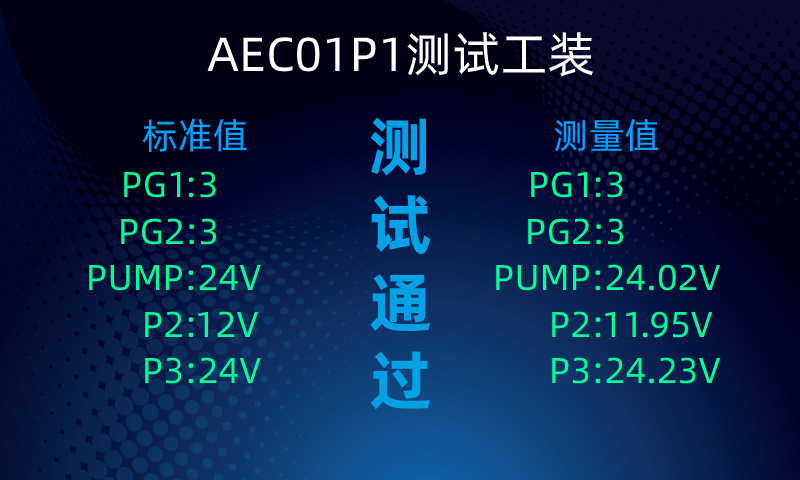
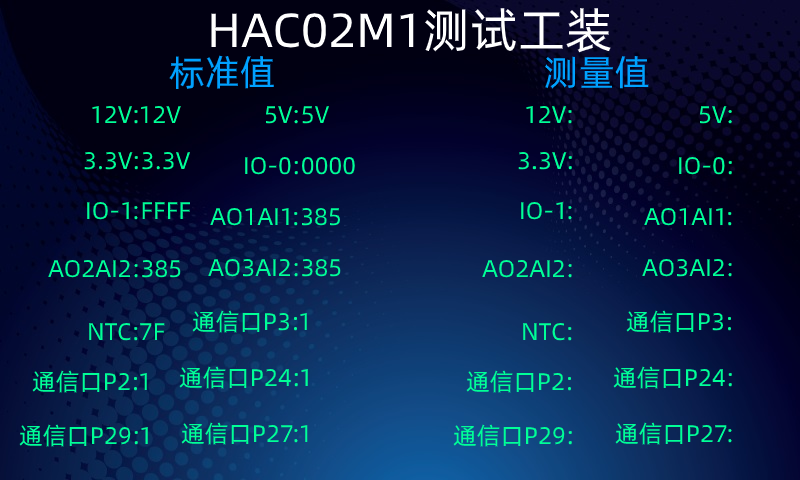
Before/after of a 800 x 480 layered artwork. What changed in the layer stack:
hid "测 试 通 过" over [370, 117, 431, 410]
removed group "文件夹 9" (5 layers) over [496, 171, 721, 384]
removed layer "P3:24.23V" from group "文件夹 9" over [552, 357, 721, 384]
removed layer "P2:11.95V" from group "文件夹 9" over [552, 311, 713, 338]
removed layer "PUMP:24.02V" from group "文件夹 9" over [496, 264, 720, 291]
removed layer "PG2:3" (1st of 2, in "文件夹 9") from group "文件夹 9" over [528, 218, 624, 245]
renamed "文件夹 8" to "文件夹 1", hid the group it (14 layers) over [24, 106, 355, 447]
renamed "PG2:3" to "IO-0:2000", moved it above "IO-1:DFFF", painted on it over [89, 218, 217, 245]
renamed "P2:12V" to "AO3AI3:385", moved it above "NTC:7F", painted on it over [89, 311, 258, 338]
removed layer "PUMP:24V" from group "文件夹 8" over [89, 264, 261, 291]
renamed "P3:24V" to "通信口P2:1", painted on it over [145, 357, 307, 384]
renamed "PG1:3" to "CAN通信口P27:1", painted on it over [72, 171, 246, 446]
added group "文件夹 2" with 14 layers above "文件夹 3" over [19, 106, 355, 447]
added layer "通信口P3:1" (2nd of 2, in "文件夹 2") in group "文件夹 2" over [192, 310, 307, 333]
added layer "通信口P2:1" (2nd of 2, in "文件夹 2") in group "文件夹 2" over [32, 370, 147, 393]
added layer "通信口P24:1" (2nd of 2, in "文件夹 2") in group "文件夹 2" over [179, 366, 308, 389]
added layer "通信口P29:1" (2nd of 2, in "文件夹 2") in group "文件夹 2" over [19, 424, 148, 447]
added layer "通信口P27:1" in group "文件夹 2" over [181, 422, 308, 445]
added group "文件夹 3" with 14 layers above "标准值" over [453, 106, 732, 447]
added layer "通信口P24:" in group "文件夹 3" over [613, 366, 732, 389]
added layer "通信口P29:" in group "文件夹 3" over [453, 424, 572, 447]
added layer "通信口P27:" in group "文件夹 3" over [615, 422, 732, 445]
painted on "标准值" over [142, 55, 659, 152]
renamed "AEC01P1测试工装" to "HAC02M1测试工装", painted on it over [207, 8, 611, 77]
…and 21 more changes (20 added, 1 removed)
